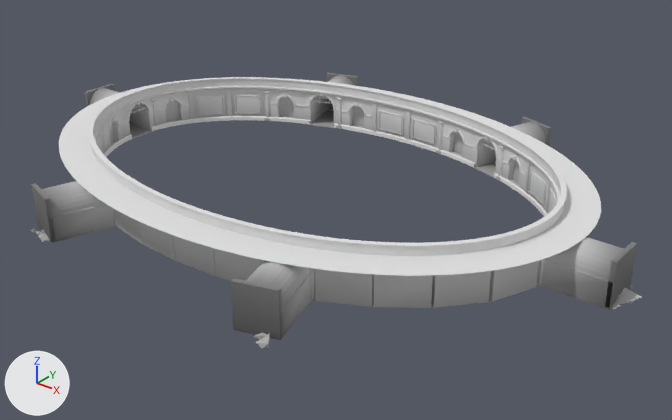
A saved change to the glTF model assets/models/colosseum_podium.glb.
Camera for both pictures: a camera (50 mm lens) standing at (64.6, -75.9, 45.9) and looking at (3.7, 0.2, -1.3). The lights are fixed; the arrows at lower left show +X, +Y and +Z. The first picture is the older version. Objects named as collision shapes, trigger or cutter boxes, shadow casters or lower levels of detail are left out. Vertices at exactly the same position are counted once.

Objects in the first picture: 'Podium'.
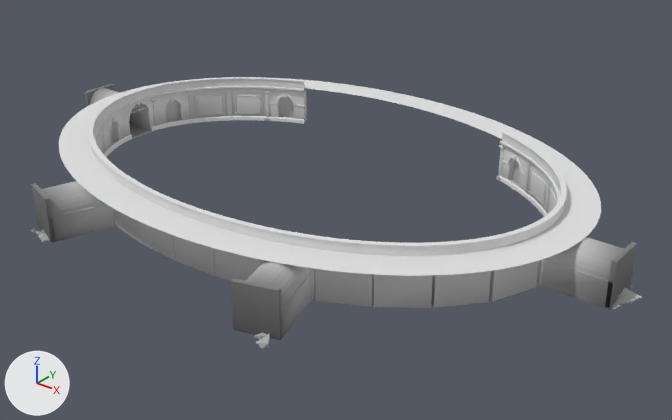
The change in detail:
me_podium is used by ob_podium; location (0.0, 0.0, 0.0).
me_podium had 18599 vertices, 32584 faces and spanned x -38.9..40.2, y -27.1..27.7, z -0.6..6.1.
me_podium now has 14973 vertices, 26083 faces and spans x -38.9..40.2, y -27.1..24.0, z -0.6..6.1.
me_podium part 1: 104 loose pieces with 2799 vertices, spanning x -17.8..19.3, y 17.1..27.7, z -0.6..4.9, are deleted.
me_podium part 2: 827 vertices removed from x -15.2..15.9, y 17.0..20.5, z 0.0..6.1.

Where the change shows, as pixel boxes (x1, y1, x2, y2) in the pictures (672 x 420 px):
'Podium', reshaped: before (31, 73, 642, 348); after (31, 77, 642, 348)
part 1 of me_podium, deleted: before (304, 73, 551, 179)
part 2 of me_podium, deleted: before (304, 80, 506, 178)
